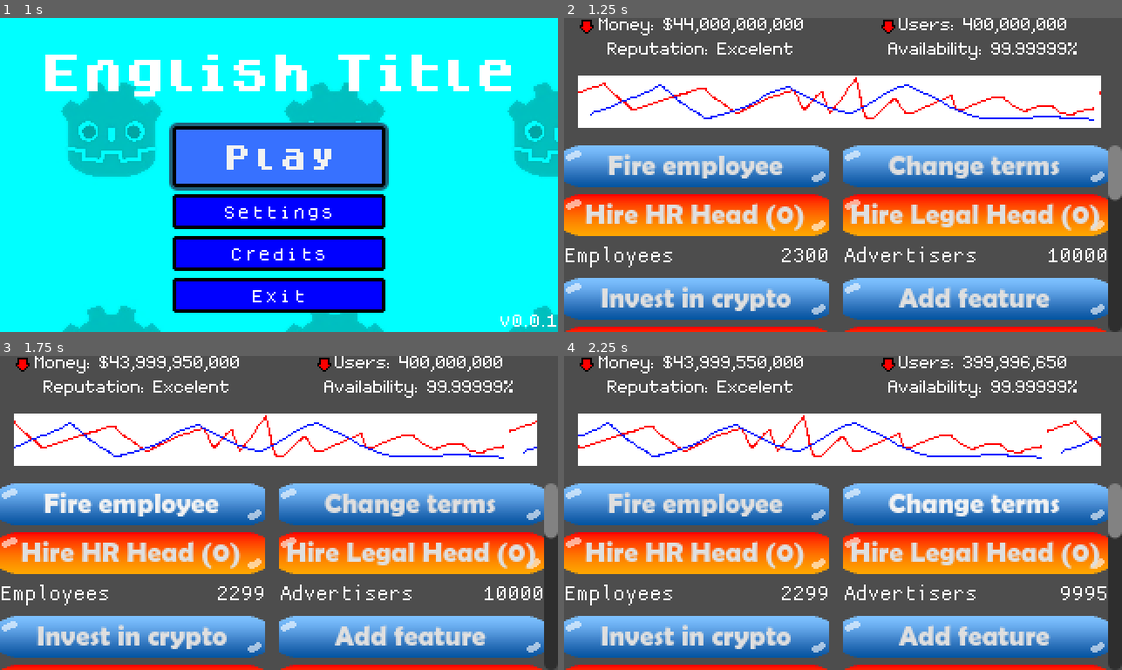
Above: before the commit, frames 1-4 (two rows, left to right).
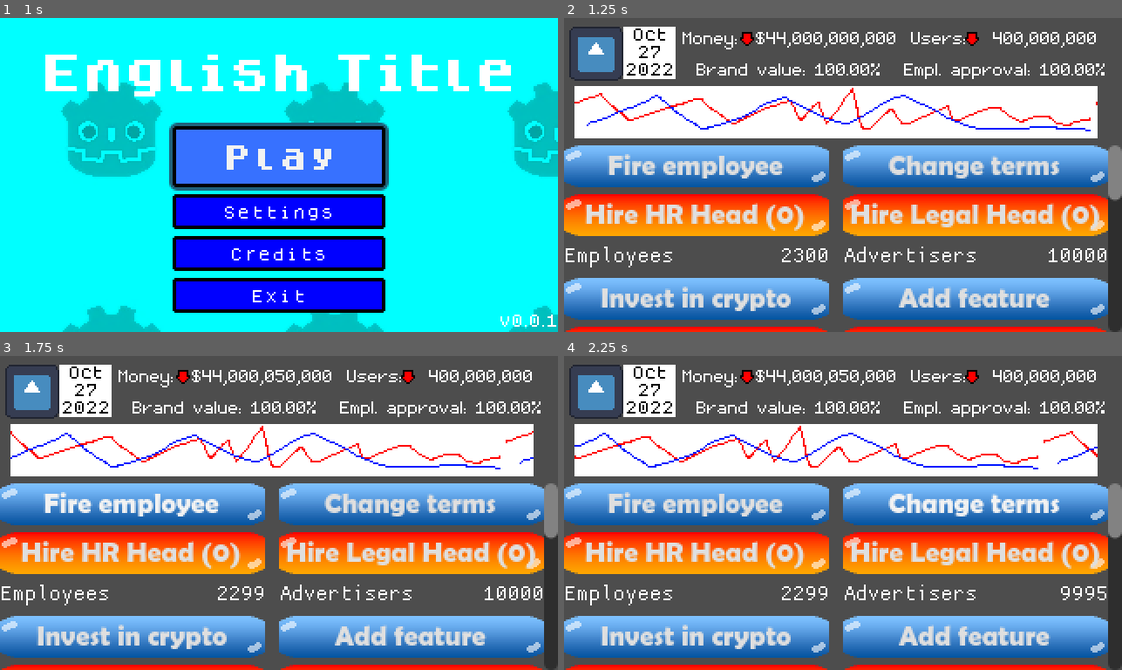
Above: after the commit, the same moments.

Repository: jynus/gmtk23
Game: Godot game, scene res://scenes/main_menu.tscn
Same seed, same stepped clock (60 frames per second), same inputs: the game is played once before the commit and once after it. The engine's default icon, where the game draws it, is replaced by a stand-in: a white triangle on a blue panel in a dark square. Sound files missing from this copy of the repository are replaced by a short silence.
Inputs:
- Up to frame 1 (1 s): click "Play" at 0.5 s
- Up to frame 2 (1.25 s): no input
- Up to frame 3 (1.75 s): click "Fire employee" at 1.25 s
- Up to frame 4 (2.25 s): click "Change terms" at 2 s

Frame 1 is identical in both runs. In frame 2, 14% of the frame differs, in the area x 0-97%, y 0-39%; in frame 3, 14%; in frame 4, 14%.

Commit message:
Misc updates - working metrics

Diff:
--- a/godot_project/scene_objects/category.tscn
+++ b/godot_project/scene_objects/category.tscn
@@ -47,7 +47,7 @@
 theme_override_styles/pressed = ExtResource("7_g1ovu")
 theme_override_styles/disabled = ExtResource("9_4vc1f")
 theme_override_styles/focus = ExtResource("7_g1ovu")
-text = "Hire  VP (0)"
+text = "Hire  (0)"
 
 [node name="HBoxContainer" type="HBoxContainer" parent="."]
 layout_mode = 2
--- a/godot_project/scenes/game_loop.tscn
+++ b/godot_project/scenes/game_loop.tscn
@@ -1,16 +1,38 @@
-[gd_scene load_steps=13 format=3 uid="uid://b7hyvfmx00g24"]
+[gd_scene load_steps=16 format=3 uid="uid://b7hyvfmx00g24"]
 
 [ext_resource type="Texture2D" uid="uid://bbsai0ufhvr3k" path="res://assets/sprites/graph.png" id="1_1bc68"]
 [ext_resource type="Script" path="res://scripts/game_loop.gd" id="1_ex1d5"]
 [ext_resource type="FontFile" uid="uid://btvwq11pvkgw7" path="res://assets/fonts/minimal5x7.ttf" id="2_qlmu1"]
 [ext_resource type="FontFile" uid="uid://clklxr6keityt" path="res://assets/fonts/basis33.ttf" id="3_70j3y"]
+[ext_resource type="Texture2D" uid="uid://cmcdg2evpdw7o" path="res://assets/sprites/Godot_icon.svg" id="3_bw2js"]
+[ext_resource type="FontFile" uid="uid://c1gg0yw02pyb5" path="res://assets/fonts/dogicapixel.ttf" id="4_1s57y"]
 [ext_resource type="PackedScene" uid="uid://bh71olny4pi0k" path="res://scene_objects/category.tscn" id="4_jkiuj"]
 [ext_resource type="PackedScene" uid="uid://c4724smqdfkk6" path="res://scene_objects/pause_menu.tscn" id="5_0g02i"]
 [ext_resource type="Texture2D" uid="uid://gm6w5or1ko6v" path="res://assets/sprites/arrowdownred.png" id="7_veo7s"]
 
+[sub_resource type="LabelSettings" id="LabelSettings_mo3sh"]
+font = ExtResource("4_1s57y")
+font_size = 8
+font_color = Color(0, 0, 0, 1)
+
 [sub_resource type="LabelSettings" id="LabelSettings_ovlj2"]
 font = ExtResource("2_qlmu1")
 shadow_size = 0
+
+[sub_resource type="Animation" id="Animation_5pp78"]
+length = 0.001
+tracks/0/type = "value"
+tracks/0/imported = false
+tracks/0/enabled = true
+tracks/0/path = NodePath("graph:region_rect")
+tracks/0/interp = 1
+tracks/0/loop_wrap = true
+tracks/0/keys = {
+"times": PackedFloat32Array(0),
+"transitions": PackedFloat32Array(1),
+"update": 0,
+"values": [Rect2(0, 0, 300, 30)]
+}
 
 [sub_resource type="Animation" id="Animation_ny8qm"]
 resource_name = "graph_move"
@@ -29,21 +51,6 @@
 "values": [Rect2(0, 0, 300, 30), Rect2(300, 0, 300, 30)]
 }
 
-[sub_resource type="Animation" id="Animation_5pp78"]
-length = 0.001
-tracks/0/type = "value"
-tracks/0/imported = false
-tracks/0/enabled = true
-tracks/0/path = NodePath("graph:region_rect")
-tracks/0/interp = 1
-tracks/0/loop_wrap = true
-tracks/0/keys = {
-"times": PackedFloat32Array(0),
-"transitions": PackedFloat32Array(1),
-"update": 0,
-"values": [Rect2(0, 0, 300, 30)]
-}
-
 [sub_resource type="AnimationLibrary" id="AnimationLibrary_e754d"]
 _data = {
 "RESET": SubResource("Animation_5pp78"),
@@ -59,45 +66,86 @@
 
 [node name="graph" type="Sprite2D" parent="."]
 texture_repeat = 2
-position = Vector2(158, 48)
+position = Vector2(156, 54)
 texture = ExtResource("1_1bc68")
 region_enabled = true
 region_rect = Rect2(0, 0, 300, 30)
 
-[node name="GridContainer" type="GridContainer" parent="."]
-offset_right = 320.0
+[node name="HBoxContainer" type="HBoxContainer" parent="."]
+offset_right = 40.0
 offset_bottom = 40.0
+
+[node name="LogoContainer" type="CenterContainer" parent="HBoxContainer"]
+custom_minimum_size = Vector2(30, 30)
+layout_mode = 2
+
+[node name="Logo" type="Sprite2D" parent="HBoxContainer/LogoContainer"]
+position = Vector2(3, 5)
+scale = Vector2(0.03, 0.03)
+texture = ExtResource("3_bw2js")
+centered = false
+
+[node name="DateContainer" type="CenterContainer" parent="HBoxContainer"]
+custom_minimum_size = Vector2(30, 30)
+layout_mode = 2
+
+[node name="ColorRect" type="ColorRect" parent="HBoxContainer/DateContainer"]
+custom_minimum_size = Vector2(30, 30)
+layout_mode = 2
+
+[node name="DateLabel" type="Label" parent="HBoxContainer/DateContainer/ColorRect"]
+unique_name_in_owner = true
+layout_mode = 0
+offset_right = 30.0
+offset_bottom = 30.0
+text = "Jul
+8
+2022"
+label_settings = SubResource("LabelSettings_mo3sh")
+horizontal_alignment = 1
+vertical_alignment = 1
+
+[node name="GridContainer" type="GridContainer" parent="HBoxContainer"]
+layout_mode = 2
 size_flags_horizontal = 3
 columns = 2
 
-[node name="Money" type="Label" parent="GridContainer"]
-layout_mode = 2
-size_flags_horizontal = 3
-text = "Money:  1,000,000,000.00"
+[node name="Money" type="Label" parent="HBoxContainer/GridContainer"]
+unique_name_in_owner = true
+layout_mode = 2
+size_flags_horizontal = 3
+size_flags_vertical = 7
+text = "Money:    1,000,000,000.00"
+label_settings = SubResource("LabelSettings_ovlj2")
+horizontal_alignment = 1
+vertical_alignment = 2
+
+[node name="Users" type="Label" parent="HBoxContainer/GridContainer"]
+unique_name_in_owner = true
+layout_mode = 2
+size_flags_horizontal = 3
+size_flags_vertical = 7
+text = "Users:    400,000,000"
+label_settings = SubResource("LabelSettings_ovlj2")
+horizontal_alignment = 1
+vertical_alignment = 2
+
+[node name="Brand" type="Label" parent="HBoxContainer/GridContainer"]
+unique_name_in_owner = true
+layout_mode = 2
+size_flags_horizontal = 3
+size_flags_vertical = 7
+text = "Brand  value:  100.00%"
 label_settings = SubResource("LabelSettings_ovlj2")
 horizontal_alignment = 1
 vertical_alignment = 1
 
-[node name="Users" type="Label" parent="GridContainer"]
-layout_mode = 2
-size_flags_horizontal = 3
-text = "Users:  400,000,000"
-label_settings = SubResource("LabelSettings_ovlj2")
-horizontal_alignment = 1
-vertical_alignment = 1
-
-[node name="Reputation" type="Label" parent="GridContainer"]
-layout_mode = 2
-size_flags_horizontal = 3
-text = "Reputation:  Excelent"
-label_settings = SubResource("LabelSettings_ovlj2")
-horizontal_alignment = 1
-vertical_alignment = 1
-
-[node name="Availability" type="Label" parent="GridContainer"]
-layout_mode = 2
-size_flags_horizontal = 3
-text = "Availability:  99.99999%"
+[node name="Approval" type="Label" parent="HBoxContainer/GridContainer"]
+unique_name_in_owner = true
+layout_mode = 2
+size_flags_horizontal = 3
+size_flags_vertical = 7
+text = "Empl.  approval:  100.00%"
 label_settings = SubResource("LabelSettings_ovlj2")
 horizontal_alignment = 1
 vertical_alignment = 1
@@ -135,6 +183,7 @@
 columns = 3
 
 [node name="Firing" parent="ScrollContainer/GridContainer" instance=ExtResource("4_jkiuj")]
+unique_name_in_owner = true
 layout_mode = 2
 size_flags_horizontal = 3
 action_name = "Fire employee"
@@ -147,7 +196,7 @@
 [node name="MarginContainer" type="MarginContainer" parent="ScrollContainer/GridContainer"]
 layout_mode = 2
 
-[node name="Container" parent="ScrollContainer/GridContainer" instance=ExtResource("4_jkiuj")]
+[node name="Terms" parent="ScrollContainer/GridContainer" instance=ExtResource("4_jkiuj")]
 layout_mode = 2
 size_flags_horizontal = 3
 action_name = "Change terms"
@@ -268,15 +317,17 @@
 visible = false
 
 [node name="Timer" type="Timer" parent="."]
+wait_time = 2.0
 autostart = true
 
 [node name="Arrowdownred" type="Sprite2D" parent="."]
-position = Vector2(13, 5)
+position = Vector2(105, 12)
 texture = ExtResource("7_veo7s")
 
 [node name="Arrowdownred2" type="Sprite2D" parent="."]
-position = Vector2(186, 5)
+position = Vector2(234, 12)
 texture = ExtResource("7_veo7s")
 
 [connection signal="take_action" from="ScrollContainer/GridContainer/Firing" to="." method="_on_firing_take_action"]
+[connection signal="take_action" from="ScrollContainer/GridContainer/Terms" to="." method="_on_terms_take_action"]
 [connection signal="timeout" from="Timer" to="." method="_on_timer_timeout"]
--- a/godot_project/scripts/category.gd
+++ b/godot_project/scripts/category.gd
@@ -1,7 +1,7 @@
 @tool
 extends VBoxContainer
 
-signal take_action
+signal take_action(metric)
 
 @export var action_name : String
 @export var vp_name : String
@@ -58,4 +58,4 @@
 func take_effect():
 	"""Increase the quantity when enabled manually or automatically"""
 	quantity += action_effect
-	take_action.emit()
+	take_action.emit(quantity)
--- a/godot_project/scripts/game_loop.gd
+++ b/godot_project/scripts/game_loop.gd
@@ -2,22 +2,67 @@
 
 @export var default_money : int = 44000000000
 @export var default_users : int = 400000000
+@export var default_brand : float = 100
+@export var default_approval : float = 100
 
-@onready var money_label = $GridContainer/Money
-@onready var users_label = $GridContainer/Users
-@onready var reputation_label = $GridContainer/Reputation
-@onready var availability_label = $GridContainer/Availability
+var money_delta : int = -400000
+var users_delta : int = -10000
+var brand_delta : float = 0
+var approval_delta : float = 0
+
+@onready var money_label = %Money
+@onready var users_label = %Users
+@onready var brand_label = %Brand
+@onready var approval_label = %Approval
+@onready var date_label = %DateLabel
+@onready var firing = %Firing
+
+var months : Array = [
+	"",
+	"Jan",
+	"Feb",
+	"Mar",
+	"Apr",
+	"May",
+	"Jun",
+	"Jul",
+	"Aug",
+	"Sep",
+	"Oct",
+	"Nov",
+	"Dec"
+]
+
+var current_date : int:
+	set(value):
+		current_date = value
+		var date = Time.get_date_dict_from_unix_time(current_date)
+		date_label.text = months[date["month"]] + "\n" + str(date["day"]) + "\n" + str(date["year"])
 
 var money : int:
 	set(value):
 		money = value
-		money_label.text = "Money:  $" + format_score(value)
+		money_label.text = "Money:    $" + format_score(value)
 
 var users : int:
 	set(value):
 		users = value
-		users_label.text = "Users:  " + format_score(value)
+		users_label.text = "Users:      " + format_score(value)
 
+
+var brand : float:
+	set(value):
+		brand = value
+		brand_label.text = "Brand  value:  " + str(value).pad_decimals(2) + "%"
+
+var approval : float:
+	set(value):
+		approval = value
+		approval_label.text = "Empl.  approval:  " + str(value).pad_decimals(2) + "%"
+
+@export var default_employees : int = 2300
+
+var employees : int
 
 func format_score(value : int) -> String:
 	var score = str(value)
@@ -30,6 +75,11 @@
 func _ready():
 	money = default_money
 	users = default_users
+	brand = default_brand
+	approval = default_approval
+	current_date = Time.get_unix_time_from_datetime_dict({"year": 2022, "month": 10, "day": 27 })
+	employees = default_employees
+	firing.default_quantity = default_employees
 
 
 # Called every frame. 'delta' is the elapsed time since the previous frame.
@@ -37,10 +87,24 @@
 	pass
 
 
-func _on_firing_take_action():
-	money -= 50000
+func _on_timer_timeout():
+	money += money_delta
+	users += users_delta
+	brand += brand_delta
+	approval += approval_delta
+	# next day
+	current_date += 60 * 60 * 24
 
+####################################
+# logic for when buttons are pressed
+####################################
 
-func _on_timer_timeout():
-	money -= 400000
-	users -= 3350
+func _on_firing_take_action(metric):
+	var firings : int = max(0, employees - metric)
+	employees -= metric
+	money += 50000 * firings
+	approval_delta -= 0.005 * firings
+
+func _on_terms_take_action(metric):
+	money_delta -= 1000000
+	brand_delta -= 0.01
Not shown, changed: ideas.txt
